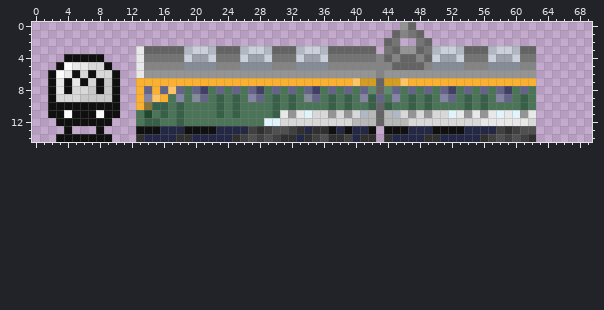
Two versions of one sprite sheet, docs/download_page/_static/1K_RHEO_LAST_1.png. Above: the version before the commit.
The file is 70x15 pixels.
After:
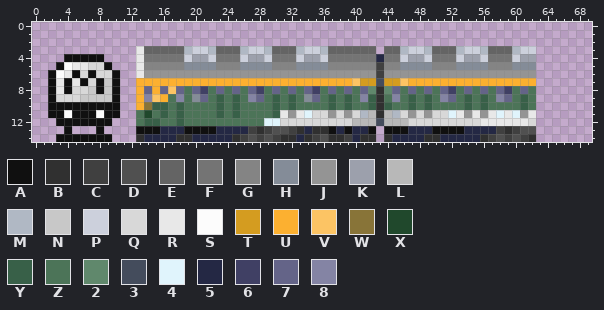
Palette (. is transparent): A #101010  B #303030  C #404040  D #505050  E #646464  F #747474  G #848484  H #848c98  J #949494  K #9ca0ac  L #b8b8b8  M #b0b8c4  N #c8c8c8  P #ccd0dc  Q #d8d8d8  R #e8e8e8  S #fcfcfc  T #d49c20  U #fcb030  V #fcc464  W #887438  X #20482c  Y #386048  Z #4c7458  2 #60886c  3 #444c5c  4 #e0f4fc  5 #242844  6 #404064  7 #646488  8 #8484a4
Message: Change: Graphic sprites of 1K Rheo. Closes #240
The edit:
y 0: x 46..47 JE -> ..
y 1: x 45..48 EGFE -> ....
y 2: x 44..45 EF -> ..; x 48..49 FE -> ..
y 3: x 44 F -> E; x 46..52 JJEFMPP -> MPPMEEE; x 54..59 EEEMPP -> PPMEEE; x 61..62 EE -> PP
y 4: x 43..52 GEGEEGEPKK -> 5FFPKKPFFF; x 54..59 FFFPKK -> KKPFFF; x 61..62 FF -> KK
y 5: x 43 G -> C; x 45..52 EEEEGHHH -> GHHHHGGG; x 54..59 GGGHHH -> HHHGGG; x 61..62 GG -> HH
y 6: x 43 G -> C
y 7: x 43 E -> 3
y 8: x 43 E -> B
y 9: x 43 7 -> B
y 10..11: x 43 E -> B
y 12: x 43 E -> 3
Where, in picture pixels (left, top, right, bottom), the same in both pictures:
changed: (376, 22, 536, 126)
